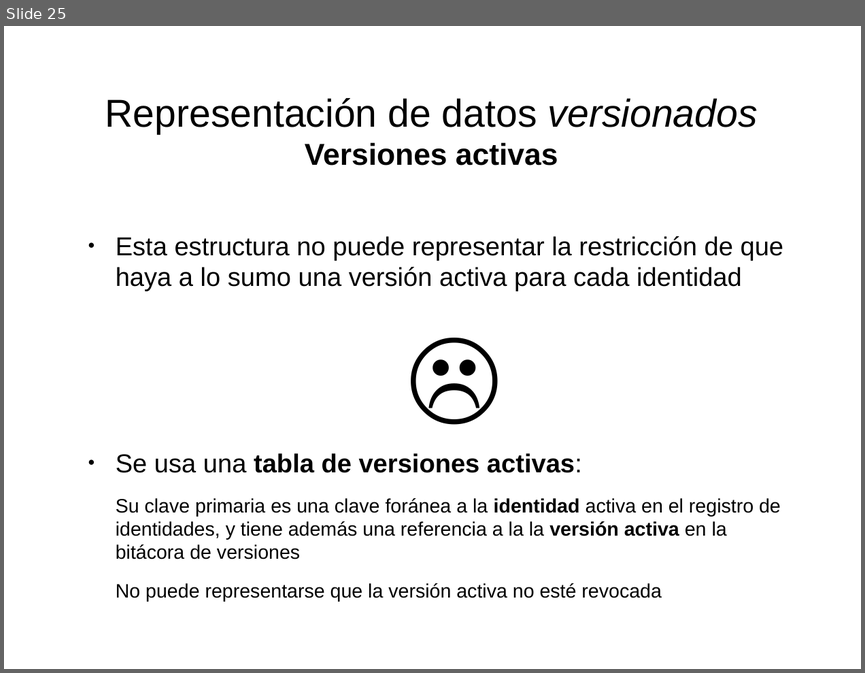
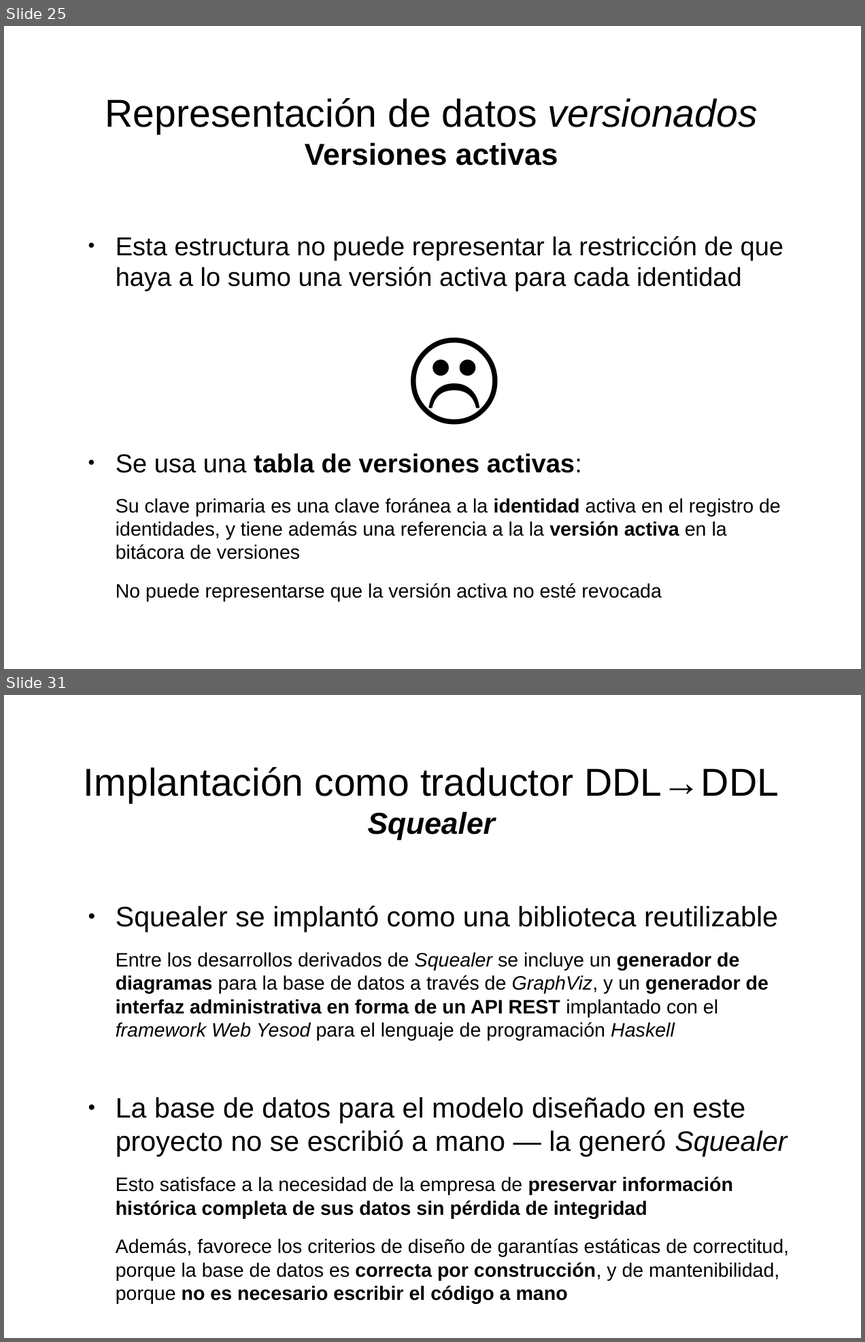
Before and after one commit to mgomezch/libro, a slide deck: láminas/láminas.odp. Shown one above the other, each under a label of ours: slide 25 before the commit, slides 25 and 31 after it; the slides between them are not shown. The pictures are 865x673 and 865x1342 pixels, drawn with LibreOffice and Linux fonts; fonts in the diff are those of the drawing. Boxes give left, top, right and bottom in pixels: in the first picture for what was removed or moved away, otherwise in the second. Text is boxed around its words. In the diff, an @@ line names an element or a change of style, - is before the commit and + after.

Commit message:
Capítulo de Squealer listo

```diff
--- a/láminas/láminas.odp
+++ b/láminas/láminas.odp
@@ slide 31 added at [4, 695, 861, 1338], background #FFFFFF @@
@@ title added at [84, 767, 779, 840], 36 pt, text #000000 @@
+Implantación como traductor DDL→DDL
+Squealer
@@ text added at [116, 905, 789, 1280], 18 pt, text #000000 @@
+● Squealer se implantó como una biblioteca reutilizable
+Entre los desarrollos derivados de Squealer se incluye un generador de diagramas para la base de datos a través de GraphViz, y un generador de interfaz administrativa en forma de un API REST implantado con el framework Web Yesod para el lenguaje de programación Haskell
+● La base de datos para el modelo diseñado en este proyecto no se escribió a mano — la generó Squealer
+Esto satisface a la necesidad de la empresa de preservar información histórica completa de sus datos sin pérdida de integridad
+Además, favorece los criterios de diseño de garantías estáticas de correctitud, porque la base de datos es correcta por construcción, y de mantenibilidad, porque no es necesario escribir el código a mano
```
Also in this commit, not shown: 1 slide changed, 5 other slides added.
